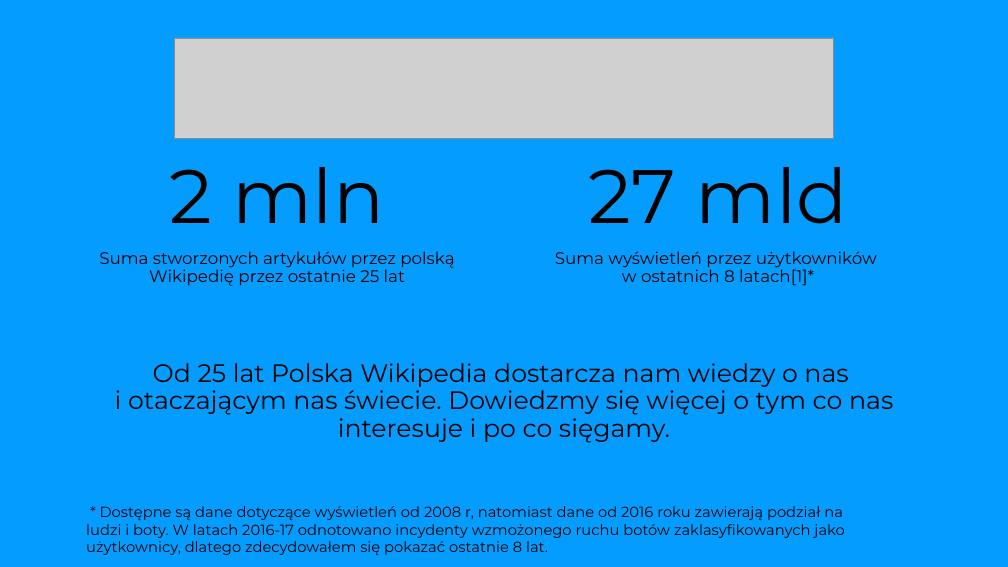
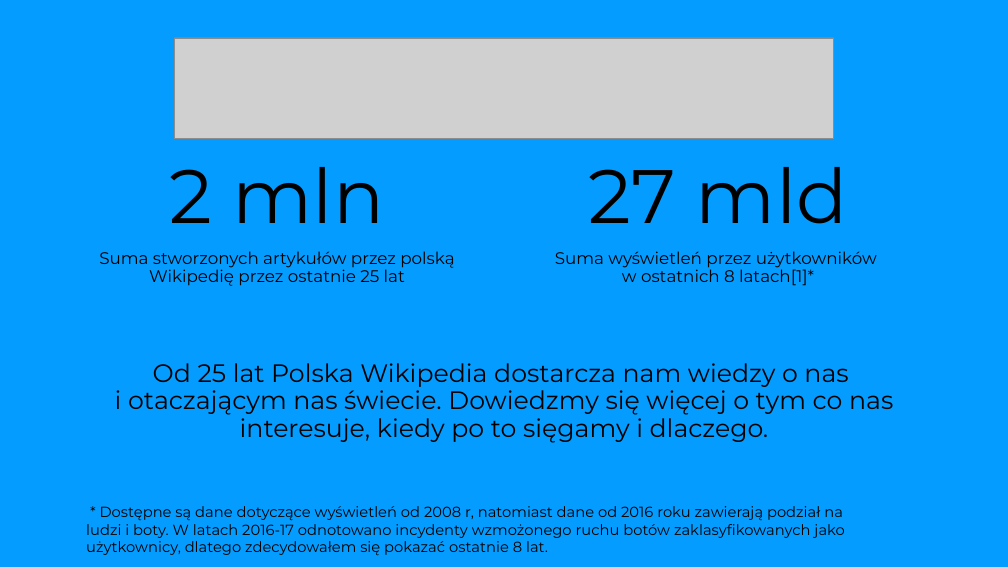
Before and after one commit to kotlarekm/BI_NGO_Wikipedia, a slide deck: slide 1 of storytelling/Storytelling.pptx. Drawn at 1008x567 pixels with LibreOffice and Linux fonts; fonts in the diff are those of the drawing; grey boxes stand for pictures; background and template pictures are left out. Boxes give left, top, right and bottom in pixels: in the first picture for what was removed or moved away, otherwise in the second. Text is boxed around its words. In the diff, an @@ line names an element or a change of style, - is before the commit and + after.

```diff
--- a/storytelling/Storytelling.pptx
+++ b/storytelling/Storytelling.pptx
@@ text at (115,363,893,443): text changed @@
-Od 25 lat Polska Wikipedia dostarcza nam wiedzy o nas
-i otaczającym nas świecie. Dowiedzmy się więcej o tym co nas interesuje i po co sięgamy.
+Od 25 lat Polska Wikipedia dostarcza nam wiedzy o nas
+i otaczającym nas świecie. Dowiedzmy się więcej o tym co nas interesuje, kiedy po to sięgamy i dlaczego.
```
Also in this commit, not shown: 4 other slides changed, 2 slides added, 3 other files.
